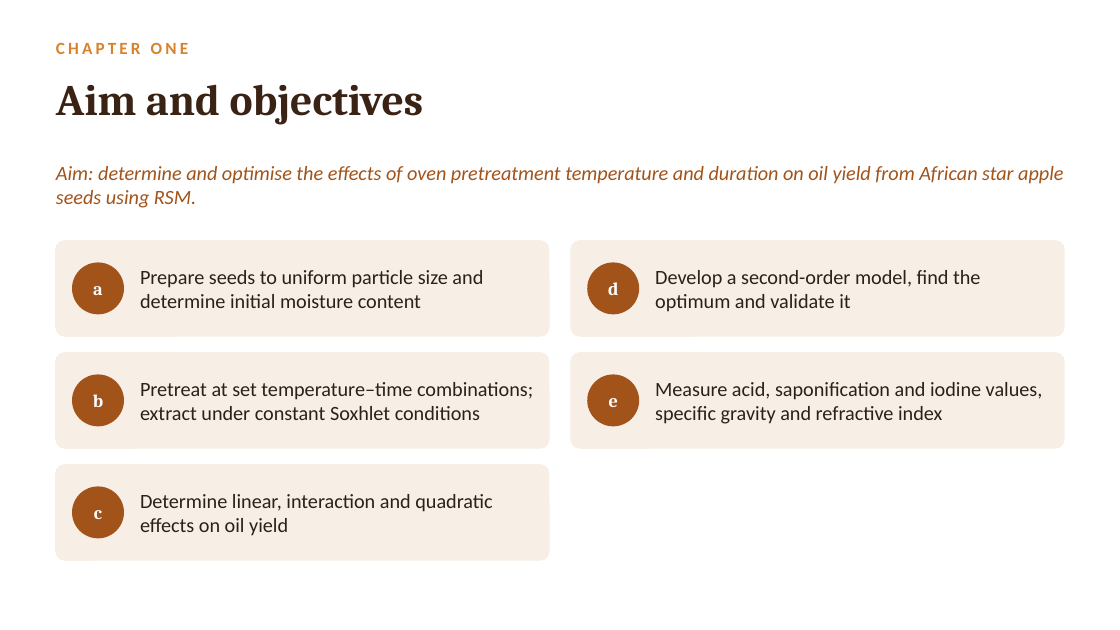
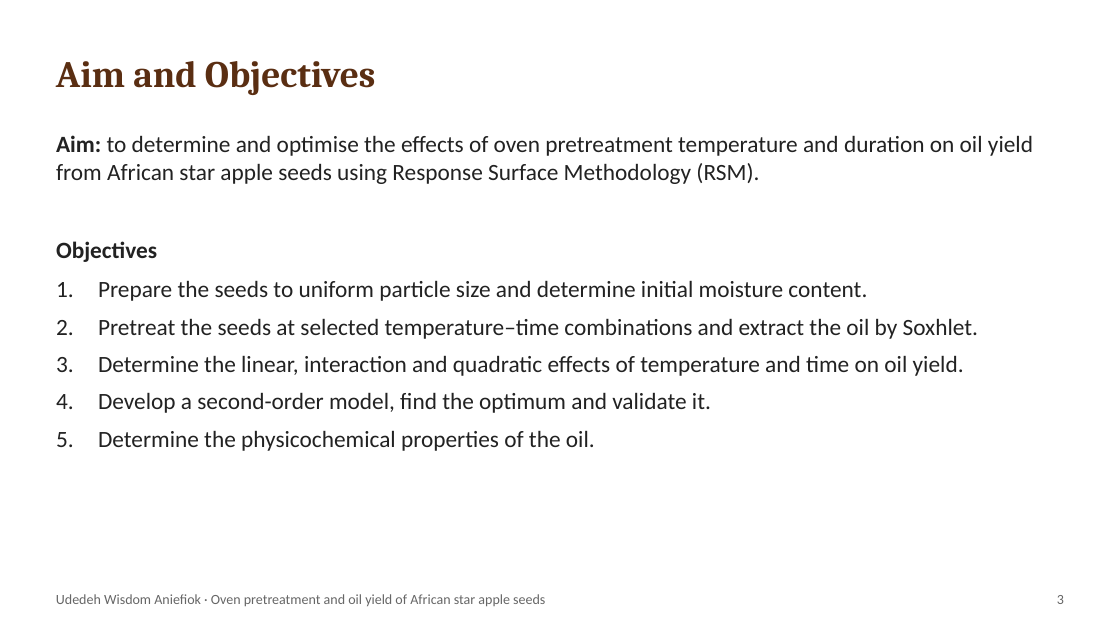
Before and after one commit to BlissNathan1305/turbo-waddle, a slide deck: slide 3 of thesis-presentations/African_Star_Apple_Seed_Oil_RSM.pptx. Drawn at 1120x630 pixels with LibreOffice and Linux fonts; fonts in the diff are those of the drawing. Boxes give left, top, right and bottom in pixels: in the first picture for what was removed or moved away, otherwise in the second. Text is boxed around its words. In the diff, an @@ line names an element or a change of style, - is before the commit and + after.

```diff
--- a/thesis-presentations/African_Star_Apple_Seed_Oil_RSM.pptx
+++ b/thesis-presentations/African_Star_Apple_Seed_Oil_RSM.pptx
@@ text removed at [56,43,188,54] @@
-CHAPTER ONE
@@ text at [56,61,376,95]: text changed; size 28 to 24 pt; text colour #3A2314 to #5A2E12 @@
-Aim and objectives
+Aim and Objectives
@@ text at [56,135,1033,184]: text changed; size 13 to 15 pt; text colour #A2531A to #222222; italic off @@
-Aim: determine and optimise the effects of oven pretreatment temperature and duration on oil yield from African star apple seeds using RSM.
+• Aim: to determine and optimise the effects of oven pretreatment temperature and duration on oil yield from African star apple seeds using Response Surface Methodology (RSM).
@@ text "Aim: to determine and optimise ..." at [56,135,1033,184]: vertical alignment middle to top @@
@@ rounded rectangle removed at [56,241,549,336] @@
@@ text added at [56,241,157,262], 15 pt, text #222222, bold @@
+Objectives
@@ ellipse removed at [73,263,123,314] @@
@@ rounded rectangle removed at [571,241,1064,336] @@
@@ ellipse removed at [588,263,638,314] @@
@@ text removed at [93,286,103,295] @@
-a
@@ text added at [98,280,978,451], 15 pt, text #222222 @@
+1. Prepare the seeds to uniform particle size and determine initial moisture content.
+2. Pretreat the seeds at selected temperature–time combinations and extract the oil by Soxhlet.
+3. Determine the linear, interaction and quadratic effects of temperature and time on oil yield.
+4. Develop a second-order model, find the optimum and validate it.
+5. Determine the physicochemical properties of the oil.
@@ text removed at [140,270,483,308] @@
-Prepare seeds to uniform particle size and determine initial moisture content
@@ text removed at [608,282,618,295] @@
-d
@@ text removed at [655,270,980,312] @@
-Develop a second-order model, find the optimum and validate it
@@ rounded rectangle removed at [56,353,549,448] @@
@@ rounded rectangle removed at [571,353,1064,448] @@
@@ ellipse removed at [73,375,123,426] @@
@@ text removed at [140,382,533,420] @@
-Pretreat at set temperature–time combinations; extract under constant Soxhlet conditions
@@ ellipse removed at [588,375,638,426] @@
@@ text removed at [655,382,1043,424] @@
-Measure acid, saponification and iodine values, specific gravity and refractive index
@@ text removed at [93,394,103,407] @@
-b
@@ text removed at [609,398,618,407] @@
-e
@@ rounded rectangle removed at [56,465,549,560] @@
@@ ellipse removed at [73,487,123,538] @@
@@ text removed at [140,494,492,536] @@
-Determine linear, interaction and quadratic effects on oil yield
@@ text removed at [94,510,102,519] @@
-c
@@ text added at [56,594,545,606], 9 pt, text #666666 @@
+Udedeh Wisdom Aniefiok · Oven pretreatment and oil yield of African star apple seeds
@@ text added at [1057,595,1064,604], 9 pt, text #666666 @@
+3
```
Also in this commit, not shown: 6 other slides changed, 6 slides added, 7 slides removed, 2 other files.
